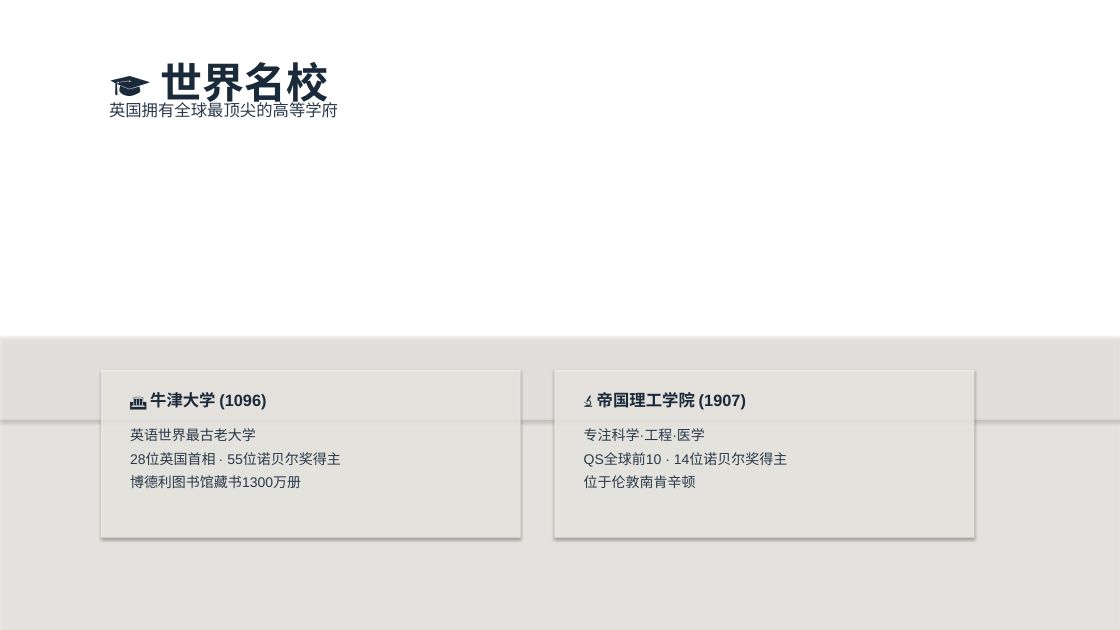
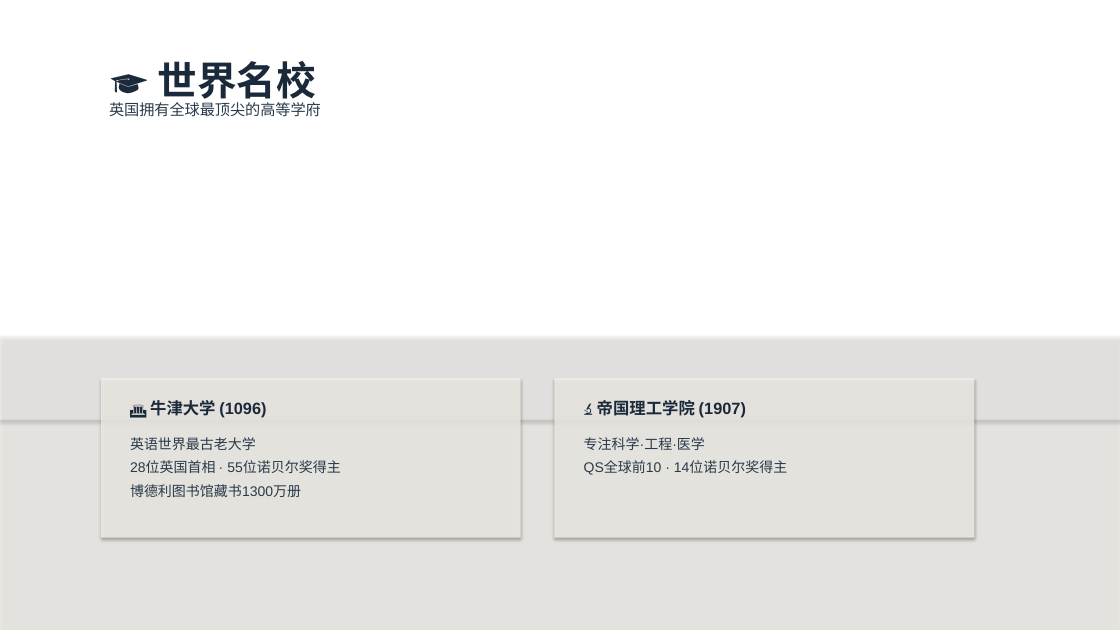
Before and after one commit to jasoneip01-pixel/uk-explorer, a slide deck: slide 9 of 走近英国.pptx. Drawn at 1120x630 pixels with LibreOffice and Linux fonts; fonts in the diff are those of the drawing; background and template pictures are left out. Boxes give left, top, right and bottom in pixels: in the first picture for what was removed or moved away, otherwise in the second. Text is boxed around its words. In the diff, an @@ line names an element or a change of style, - is before the commit and + after.

```diff
--- a/走近英国.pptx
+++ b/走近英国.pptx
@@ text "🎓 世界名校" at [157, 61, 315, 105]: size 36 to 34 pt @@
@@ text "英国拥有全球最顶尖的高等学府" at [109, 102, 321, 117]: size 14 to 13 pt @@
@@ rectangle: place and size @@
-rectangle at [101, 370, 521, 538]
+rectangle at [101, 378, 521, 538]
@@ rectangle: place and size @@
-rectangle at [555, 370, 975, 538]
+rectangle at [555, 378, 975, 538]
@@ text "🏛️ 牛津大学 (1096)": place and size @@
-text "🏛️ 牛津大学 (1096)" at [150, 392, 266, 410]
+text "🏛️ 牛津大学 (1096)" at [150, 400, 266, 418]
@@ text "🔬 帝国理工学院 (1907)": place and size @@
-text "🔬 帝国理工学院 (1907)" at [597, 392, 746, 410]
+text "🔬 帝国理工学院 (1907)" at [597, 400, 746, 418]
@@ text "英语世界最古老大学 28位英国首相 · 55位诺贝尔奖得主 博德利图书馆藏书1300万册": place and size @@
-text "英语世界最古老大学 28位英国首相 · 55位诺贝尔奖得主 博德利图书馆藏书1300万册" at [130, 428, 340, 488]
+text "英语世界最古老大学 28位英国首相 · 55位诺贝尔奖得主 博德利图书馆藏书1300万册" at [130, 437, 340, 497]
@@ text at [584, 437, 788, 475]: text changed @@
-专注科学·工程·医学
-QS全球前10 · 14位诺贝尔奖得主
-位于伦敦南肯辛顿
+专注科学·工程·医学
+QS全球前10 · 14位诺贝尔奖得主
```
Also in this commit, not shown: 10 other slides changed.
